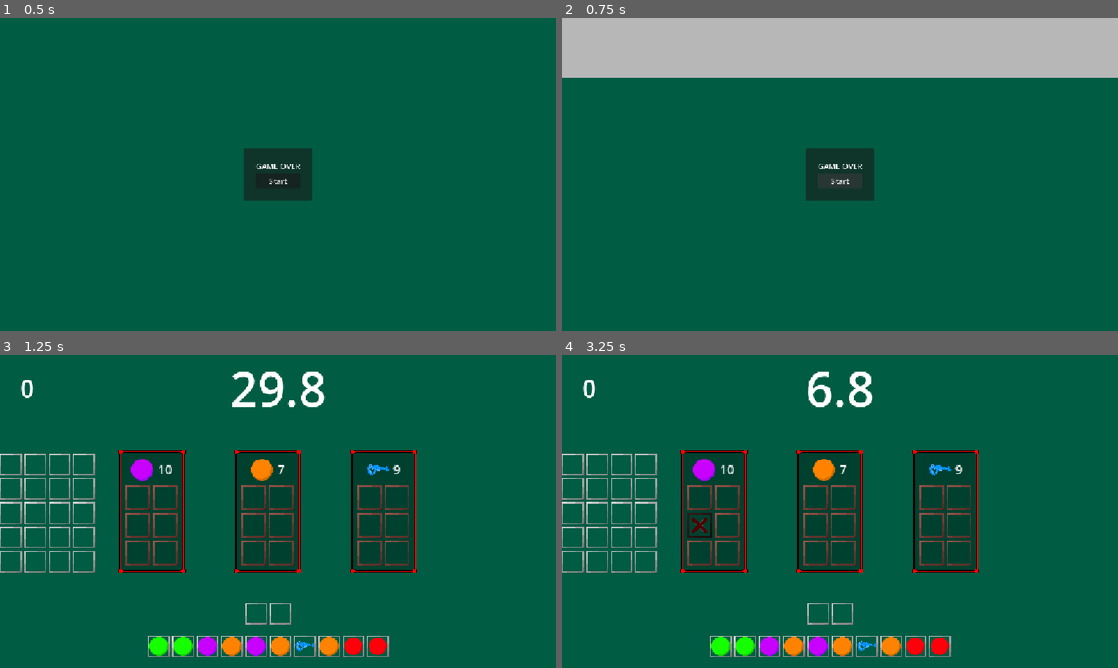
Above: before the commit, frames 1-4 (two rows, left to right).
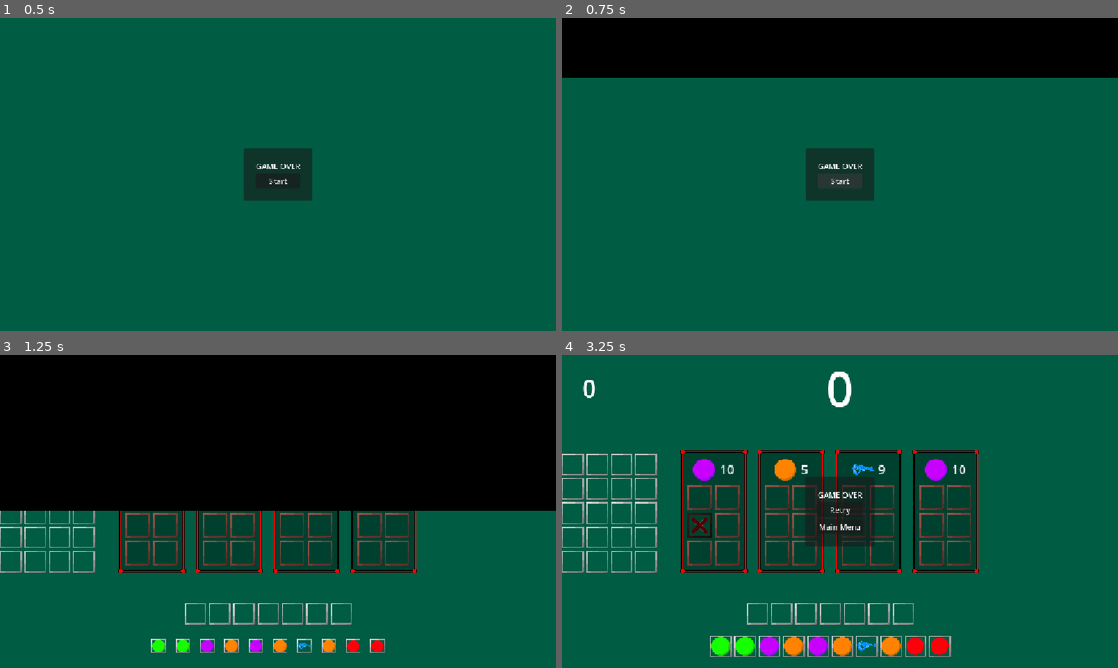
Above: after the commit, the same moments.

Repository: TobiHudi/Liberio
Game: Godot game, scene res://scenes/levels/main_menu.tscn
The game is run twice, just before and just after one commit, with the same random seed, the same clock (stepped at 60 frames per second) and the same inputs.
Inputs (mouse positions are in pixels of both pictures, inside the frame that each line leads up to):
- Up to frame 1 (0.5 s): no input
- Up to frame 2 (0.75 s): click "Start" at 0.5 s
- Up to frame 3 (1.25 s): no input
- Up to frame 4 (3.25 s): click (701, 498) at 1.27 s; click (728, 498) at 2.02 s; click (701, 524) at 2.77 s

Frame 1 is identical in both runs. In frame 2, 19% of the frame differs, in the area x 0-100%, y 0-20%; in frame 3, 55%, in the area x 0-100%, y 0-97%; in frame 4, 9.3%.

Commit message:
Added Background to Shelf Points
-Added a background image to the Displayed Points.

-Removed meister_poppa and stinky texture.

-scene_manager now waits a bit, (Makes loading a new Scene look better).

-changed resource_table variables, to test higher and lower numbers.

-Made Shelf.gd a bit more readable (Still needs refractoring)

-Added shelf points background image

-Added scene transition background

Diff:
--- a/prototype-17082026/resources/data/resource_table.gd
+++ b/prototype-17082026/resources/data/resource_table.gd
@@ -11,43 +11,43 @@
 
 const SHELVES : Dictionary = {
 	"dusty_shelf": {
-		"cost" : 0,
-		"clear_time" : 15.0,
+		"cost" : 0.0,
+		"clear_time" : 10.0,
 		"reward_time" : 10.0,
 		"penalty_time" : 10.0,
-		"points" : 1,
+		"points" : 10,
 		"texture" : preload("res://assets/textures/debug/debug_border.png")
 	},
 	"oak_shelf": {
-		"cost" : 10.0,
+		"cost" : 100.0,
 		"clear_time" : 10.0,
-		"reward_time" : 15.0,
-		"penalty_time" : 7.0,
-		"points" : 1,
+		"reward_time" : 10.0,
+		"penalty_time" : 10.0,
+		"points" : 50,
 		"texture" : preload("res://assets/textures/debug/debug_border.png")
 	},
 	"pine_shelf": {
-		"cost" : 10.0,
+		"cost" : 500,
 		"clear_time" : 9.0,
-		"reward_time" : 17.0,
+		"reward_time" : 14.0,
 		"penalty_time" : 10.0,
-		"points" : 2,
+		"points" : 100,
 		"texture" : preload("res://assets/textures/debug/debug_border.png")
 	},
 	"refined_oak_shelf": {
-		"cost" : 100,
-		"clear_time" : 7.0,
+		"cost" : 5000,
+		"clear_time" : 5.0,
 		"reward_time" : 20.0,
-		"penalty_time" : 6.0,
-		"points" : 2,
+		"penalty_time" : 5.0,
+		"points" : 1000,
 		"texture" : preload("res://assets/textures/debug/debug_border.png")
 	},
 	"refined_pine_shelf": {
-		"cost" : 100,
-		"clear_time" : 9.0,
-		"reward_time" : 23.0,
-		"penalty_time" : 9.0,
-		"points" : 2,
+		"cost" : 15000,
+		"clear_time" : 3.0,
+		"reward_time" : 25.0,
+		"penalty_time" : 3.0,
+		"points" : 5000,
 		"texture" : preload("res://assets/textures/debug/debug_border.png")
 	},
 }
--- a/prototype-17082026/resources/scripts/game_logic/scene_manager.gd
+++ b/prototype-17082026/resources/scripts/game_logic/scene_manager.gd
@@ -6,6 +6,7 @@
 func change_scene(scene_to_load : String):
 	on_scene_change_animation(AnimationState.IN)
 	await EventBus.animation_finished
+	await get_tree().create_timer(0.1).timeout
 	get_tree().change_scene_to_file(scene_to_load)
 	on_scene_change_animation(AnimationState.OUT)
 
--- a/prototype-17082026/resources/scripts/game_objects/shelf.gd
+++ b/prototype-17082026/resources/scripts/game_objects/shelf.gd
@@ -11,19 +11,21 @@
 var timer : Timer = Timer.new()
 var label : Label = Label.new()
 var item_picture : TextureRect = TextureRect.new()
+
+var points_label_bg : TextureRect = TextureRect.new()
 var points_label : Label = Label.new()
-
 var chosen_shelf
 
 func _ready() -> void:
-	self.scale = Vector2(1.6, 1.6)
+	#Overwrites Textures
 	empty_slot_texture = load("res://assets/textures/products/shelf_slot.png")
 	fallback_texture =load("res://assets/textures/products/shelf_slot.png")
+
+	self.scale = Vector2(1.6, 1.6)
 	super._ready()
 	set_up_resource_table_data_and_slot_attributes()
 	label.text = str("%.0f" % clear_shelf_time)
-	can_replace_item_slot = false
-	can_take_item_out_of_slot = false
+
 
 
 	timer.one_shot = true
@@ -57,9 +59,11 @@
 		tweeny_pulse.set_loops()
 		tweeny_pulse.tween_property(slot_container, "modulate", Color(1, 1, 1, 0), 0.2).set_ease(Tween.EASE_IN)
 		tweeny_pulse.tween_property(slot_container, "modulate", Color(1, 1, 1, 1), 0.2).set_ease(Tween.EASE_OUT)
-		tween_animation(points_label, AnimationState.OUT)
+
+		GameManager.player_points += bonus_points
+		tween_animation(points_label_bg, AnimationState.OUT)
 		await get_tree().create_timer(1).timeout
-		tween_animation(points_label, AnimationState.IN)
+		tween_animation(points_label_bg, AnimationState.IN)
 		#Startet den Timer für das Zurücksetzen des Regals
 		timer.start(clear_shelf_time)
 		await timer.timeout
@@ -83,7 +87,7 @@
 
 				await get_tree().create_timer(clear_slot_time).timeout
 		EventBus.game_timer_update.emit(bonus_time)
-		GameManager.player_points += bonus_points
+
 
 		print_debug("ALLE SLOTS BEFÜLLT :D")
 
@@ -102,11 +106,16 @@
 	item_picture.texture = load(full_path)
 
 func set_up_resource_table_data_and_slot_attributes() -> void:
+
+	can_replace_item_slot = false
+	can_take_item_out_of_slot = false
+
 	var resource_table_size = ResourceTable.SHELVES.size()
 	GameManager.chosen_shelf = ResourceTable.SHELVES.keys()[randi() % resource_table_size]
 	chosen_shelf = GameManager.chosen_shelf
 	var current_shelf = ResourceTable.SHELVES.get(chosen_shelf)
 	print_debug(chosen_shelf)
+
 	if current_shelf == null:
 		print_debug("WRONG OR NO VALUE ASSIGNED")
 		bonus_time = 999
@@ -121,12 +130,25 @@
 		clear_shelf_time = current_shelf.clear_time
 		$CenterContainer/Panel/NinePatchRect.texture = current_shelf.texture
 
-	$CenterContainer.add_child(points_label)
-	print_debug("Label created")
-	points_label.pivot_offset_ratio = Vector2(0.5, 0.5)
+	var points_label_center : CenterContainer  = CenterContainer.new()
+	add_child(points_label_center)
+	points_label_center.use_top_left = true
+	points_label_center.add_child(points_label_bg)
+
+	points_label_bg.texture = load("res://assets/textures/icons/shelf_point_display.png")
+	points_label_bg.pivot_offset_ratio = Vector2(0.5, 0.5)	#To Display Animation correctly
+	points_label_bg.set_anchors_preset(Control.PRESET_CENTER)
+	points_label_bg.add_child(points_label)
+
+	points_label.set_anchors_preset(Control.PRESET_FULL_RECT)
 	points_label.text = str(current_shelf.points)
+	points_label.set_horizontal_alignment(HORIZONTAL_ALIGNMENT_CENTER)
+	points_label.set_vertical_alignment(VERTICAL_ALIGNMENT_CENTER)
+	points_label.custom_minimum_size = points_label_bg.size
 
-	tween_animation(points_label, AnimationState.IN)
 	for slot in slot_container.get_children():
 		if slot is TextureButton:
 			slot.button_down.connect(check_shelf_status)
+
+	await get_tree().process_frame
+	tween_animation(points_label_bg, AnimationState.IN)
--- a/prototype-17082026/scenes/game_logic/scene_manager.tscn
+++ b/prototype-17082026/scenes/game_logic/scene_manager.tscn
@@ -1,7 +1,7 @@
 [gd_scene format=3 uid="uid://ds2urski53i4f"]
 
 [ext_resource type="Script" uid="uid://bnaymfqg37yxn" path="res://resources/scripts/game_logic/scene_manager.gd" id="1_l7odo"]
-[ext_resource type="Texture2D" uid="uid://b10v8fq2rv8em" path="res://assets/textures/products/meister_poppa.png" id="2_o028q"]
+[ext_resource type="Texture2D" uid="uid://og3hrshrumrh" path="res://assets/textures/icons/scene_transition_bg.png" id="2_o028q"]
 
 [node name="SceneManager" type="CanvasLayer" unique_id=429518432 node_paths=PackedStringArray("item_to_animate")]
 layer = 2
--- a/prototype-17082026/scenes/game_objects/shelf.tscn
+++ b/prototype-17082026/scenes/game_objects/shelf.tscn
@@ -60,12 +60,3 @@
 [node name="TimerAndItemContainer" type="HBoxContainer" parent="CenterContainer/Panel/MarginContainer/VBoxContainer" unique_id=441384942]
 layout_mode = 2
 alignment = 1
-
-[node name="Label" type="Label" parent="." unique_id=899158069]
-layout_mode = 1
-anchors_preset = 15
-anchor_right = 1.0
-anchor_bottom = 1.0
-grow_horizontal = 2
-grow_vertical = 2
-horizontal_alignment = 1
--- a/prototype-17082026/scenes/levels/main.tscn
+++ b/prototype-17082026/scenes/levels/main.tscn
@@ -31,7 +31,7 @@
 
 [node name="HBoxContainer" type="HBoxContainer" parent="CenterContainer" unique_id=906988776]
 layout_mode = 2
-theme_override_constants/separation = 150
+theme_override_constants/separation = 100
 
 [node name="Shelf" parent="CenterContainer/HBoxContainer" unique_id=1567865377 instance=ExtResource("1_2vj2h")]
 layout_mode = 2
@@ -40,6 +40,9 @@
 layout_mode = 2
 
 [node name="Shelf3" parent="CenterContainer/HBoxContainer" unique_id=1479152891 instance=ExtResource("1_2vj2h")]
+layout_mode = 2
+
+[node name="Shelf4" parent="CenterContainer/HBoxContainer" unique_id=1813661693 instance=ExtResource("1_2vj2h")]
 layout_mode = 2
 
 [node name="Hand" parent="." unique_id=713864274 instance=ExtResource("3_y0acb")]
@@ -65,7 +68,8 @@
 offset_left = -20.0
 offset_right = 20.0
 empty_trash_time = 2.0
-inventory_columns = 2
+inventory_slots = 7
+inventory_columns = 7
 
 [node name="ItemRandomizer" parent="." unique_id=70979117 instance=ExtResource("2_y0acb")]
 layout_mode = 1
Binary file added: prototype-17082026/assets/textures/icons/scene_transition_bg.png
Not shown, added: prototype-17082026/assets/textures/icons/scene_transition_bg.png.import
Binary file added: prototype-17082026/assets/textures/icons/shelf_point_display.png
Not shown, added: prototype-17082026/assets/textures/icons/shelf_point_display.png.import
Binary file removed: prototype-17082026/assets/textures/products/meister_poppa.png
Binary file removed: prototype-17082026/assets/textures/products/stinky.png
